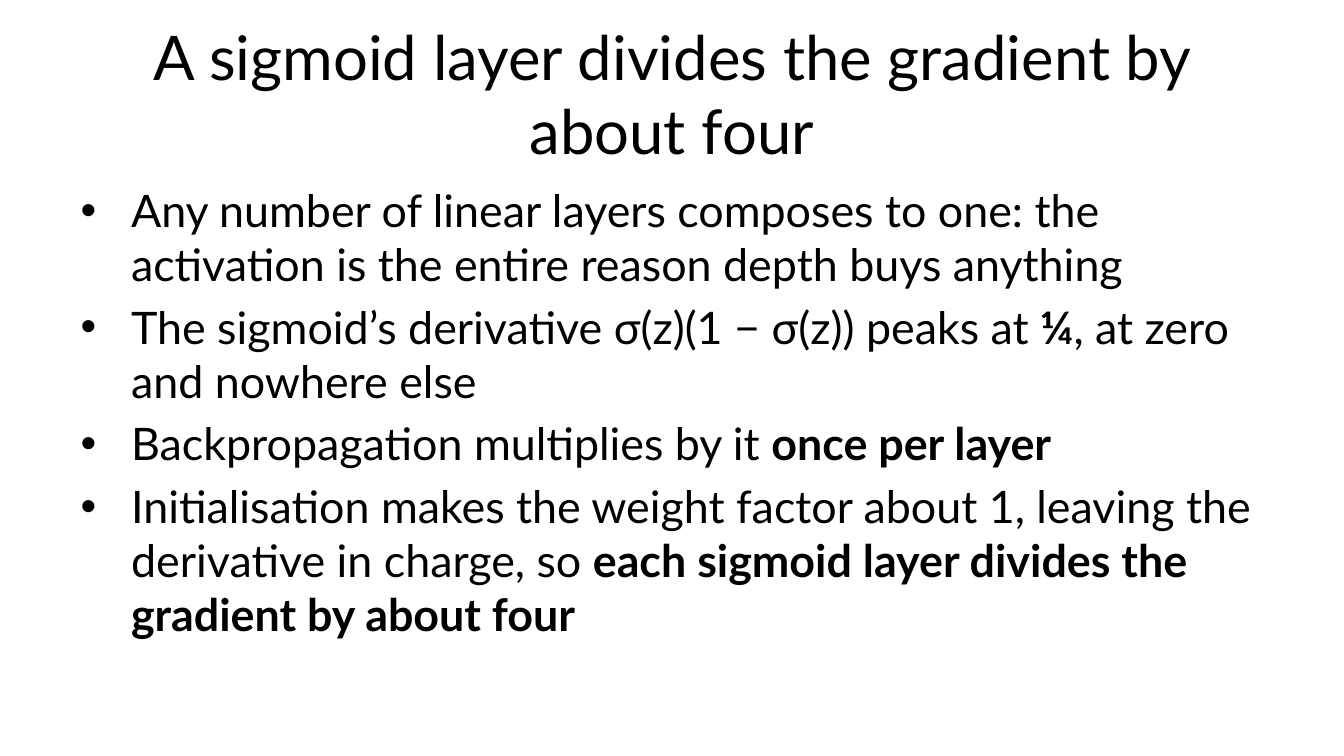
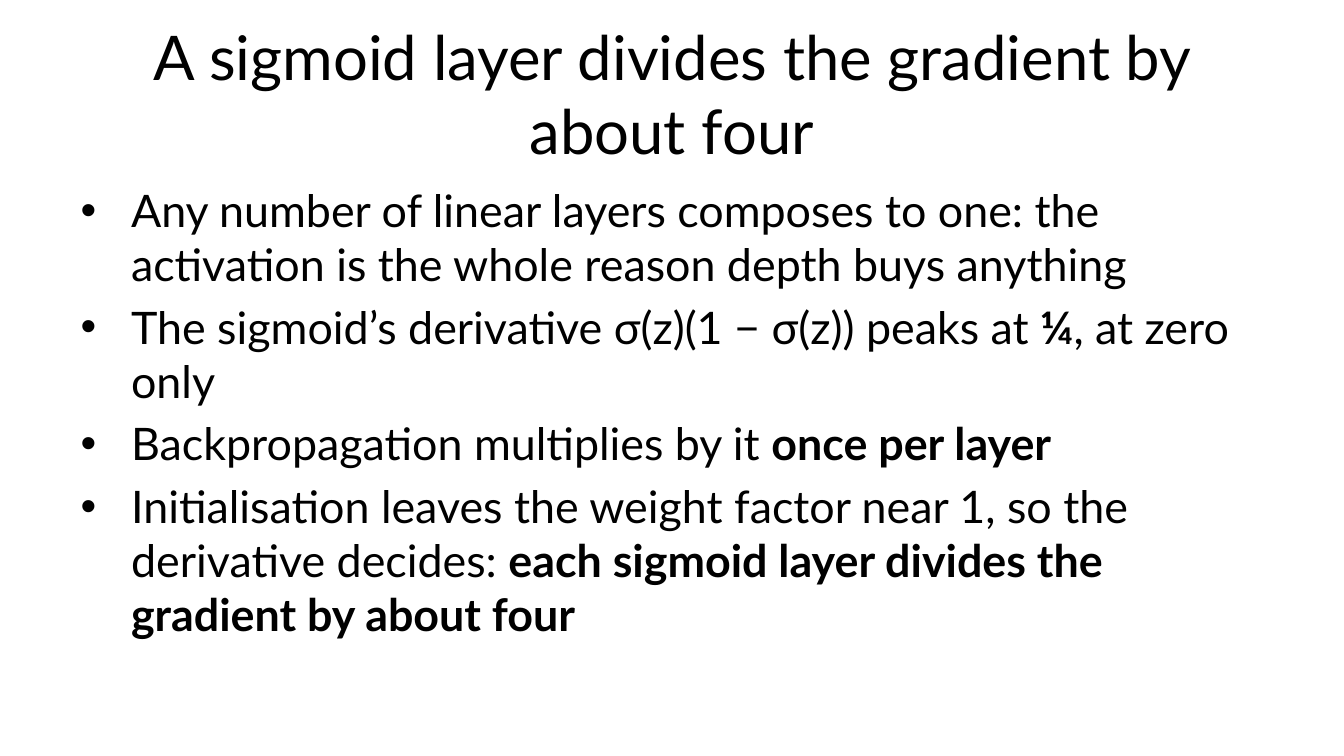
Before and after one commit to fabioantonini/technologies-for-artificial-intelligence, a slide deck: slide 45 of Lessons/09_neural_networks/Slides/neural_networks_slides.pptx. Drawn at 1344x756 pixels with LibreOffice and Linux fonts; fonts in the diff are those of the drawing; background and template pictures are left out. Boxes give left, top, right and bottom in pixels: in the first picture for what was removed or moved away, otherwise in the second. Text is boxed around its words. In the diff, an @@ line names an element or a change of style, - is before the commit and + after.

```diff
--- a/Lessons/09_neural_networks/Slides/neural_networks_slides.pptx
+++ b/Lessons/09_neural_networks/Slides/neural_networks_slides.pptx
@@ text at [131, 194, 1229, 406]: text changed @@
-• Any number of linear layers composes to one: the activation is the entire reason depth buys anything
-• The sigmoid’s derivative σ(z)(1 − σ(z)) peaks at ¼, at zero and nowhere else
+• Any number of linear layers composes to one: the activation is the whole reason depth buys anything
+• The sigmoid’s derivative σ(z)(1 − σ(z)) peaks at ¼, at zero only
@@ text at [131, 490, 1128, 639]: text changed @@
-• Initialisation makes the weight factor about 1, leaving the derivative in charge, so each sigmoid layer divides the gradient by about four
+• Initialisation leaves the weight factor near 1, so the derivative decides: each sigmoid layer divides the gradient by about four
```
Also in this commit, not shown: 7 other slides changed, 12 other files.
